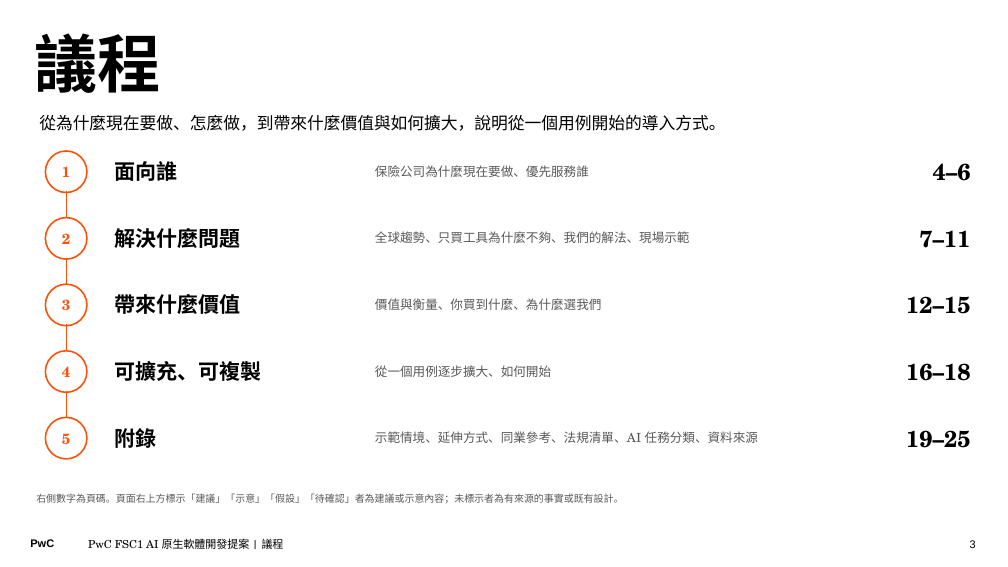
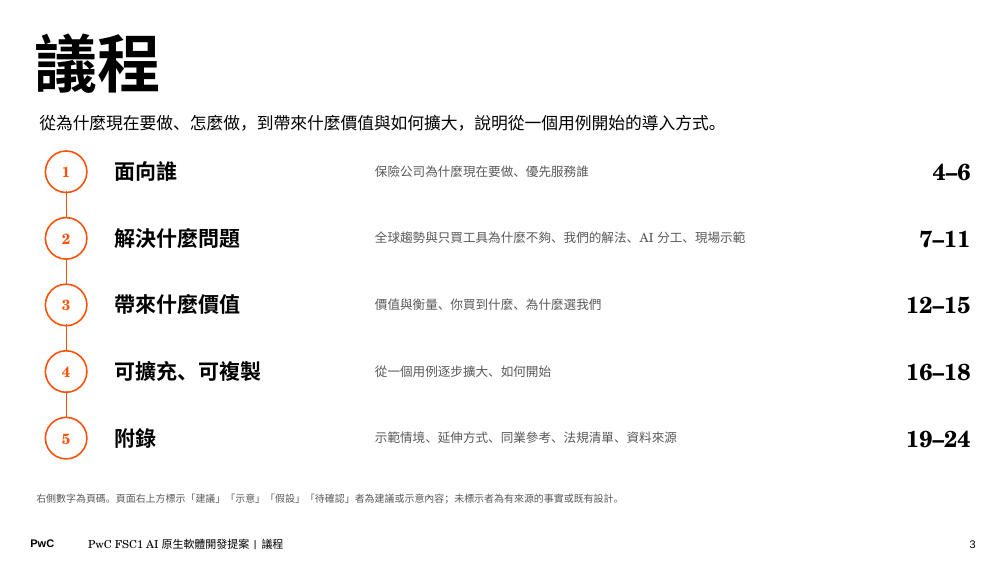
Before and after one commit to Robshao/PwC_FSC1, a slide deck: slide 3 of research/ai-native-sdlc/AI原生軟體開發_合夥人提案簡報_客戶版.pptx. Drawn at 1008x567 pixels with LibreOffice and Linux fonts; fonts in the diff are those of the drawing. Boxes give left, top, right and bottom in pixels: in the first picture for what was removed or moved away, otherwise in the second. Text is boxed around its words. In the diff, an @@ line names an element or a change of style, - is before the commit and + after.

```diff
--- a/research/ai-native-sdlc/AI原生軟體開發_合夥人提案簡報_客戶版.pptx
+++ b/research/ai-native-sdlc/AI原生軟體開發_合夥人提案簡報_客戶版.pptx
@@ text at (375,231,745,243): text changed @@
-全球趨勢、只買工具為什麼不夠、我們的解法、現場示範
+全球趨勢與只買工具為什麼不夠、我們的解法、AI 分工、現場示範
@@ text at (375,431,677,443): text changed @@
-示範情境、延伸方式、同業參考、法規清單、AI 任務分類、資料來源
+示範情境、延伸方式、同業參考、法規清單、資料來源
@@ text at (906,430,970,448): text changed @@
-19–25
+19–24
```
Also in this commit, not shown: 6 other slides changed, 1 slide removed, 5 other files.
